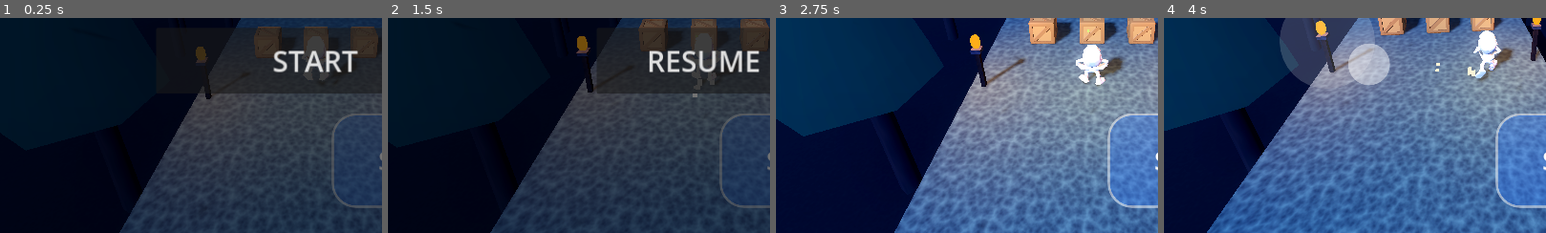
Above: before the commit, frames 1-4 (left to right).
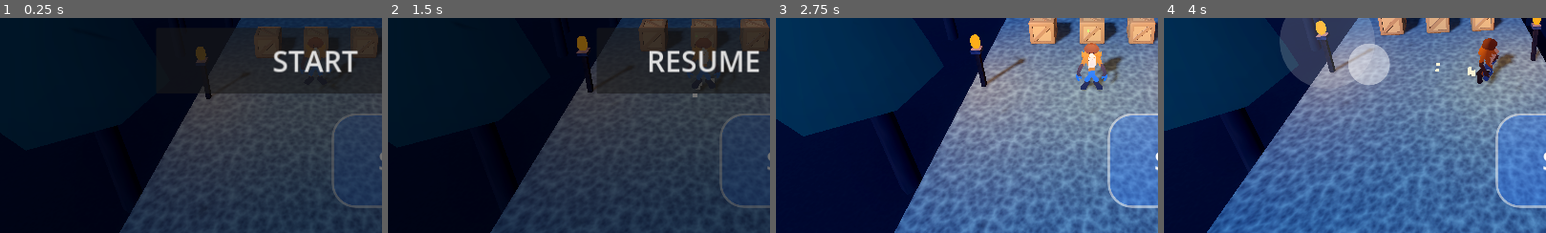
Above: after the commit, the same moments.

Repository: ksomealmlk-create/Adventure3D
Game: Godot game, scene res://main.tscn
The game is run twice, just before and just after one commit, with the same random seed, the same clock (stepped at 60 frames per second) and the same inputs.
Inputs (mouse positions are % of the whole screen's width and height, from its top left):
- Up to frame 1 (0.25 s): no input
- Up to frame 2 (1.5 s): click "START" at 0.5 s; click "II" at 1.25 s
- Up to frame 3 (2.75 s): click "RESUME" at 2 s
- Up to frame 4 (4 s): move the mouse to (72, 45) at 2.77 s; hold D 2.78-3.5 s; click (72, 45) at 2.92 s; tap Space at 3.02 s; drag from (30, 55) to (45, 70) at 3.52 s
The pictures show only the part of the screen within x 9-59%, y 50-100%; the shares and areas given below are measured in that part.

The runs differ from the first frame. In frame 1, 0.6% of the frame differs, in the area x 79-87%, y 8-30%; in frame 2, 0.7%; in frame 3, 1.5%, in the area x 78-92%, y 11-35%; in frame 4, 1.5%.

Commit message:
Use hero as main character

Diff:
--- /dev/null
+++ b/hero_character.gd
@@ -0,0 +1,179 @@
+extends Node3D
+## Hero visual for Adventure3D. Same interface as the other character scripts:
+## main.gd calls play("idle" / "walk" / "run" / "jump" / "fall" / "spin" / "win")
+## and spins this node's rotation.y during the spin attack.
+## Loads res://hero.glb and moves arms and legs with code.
+
+@export var model_path: String = "res://hero.glb"
+@export var model_scale := 0.8
+@export var leg_swing := 0.9
+@export var arm_swing := 0.8
+
+# Distance from the model origin down to its feet (before scaling).
+const FEET := 1.0
+# Bottom of the player's capsule (height 1.6, centered on the player origin).
+const CAPSULE_BOTTOM := -0.8
+const BONE_NAMES := [
+	"LeftUpperArm", "RightUpperArm", "LeftForearm", "RightForearm",
+	"LeftUpperLeg", "RightUpperLeg", "LeftLowerLeg", "RightLowerLeg",
+	"Spine", "Chest",
+]
+
+var _face: Node3D
+var _model: Node3D
+var _base_y := 0.0
+var _skel: Skeleton3D
+var _bone := {}
+var _rest := {}
+var _body: CharacterBody3D
+var _state := "idle"
+var _phase := 0.0
+var _move := 0.0
+var _air := 0.0
+var _spin := 0.0
+var _win := 0.0
+var _t := 0.0
+
+
+func _ready() -> void:
+	_body = get_parent() as CharacterBody3D
+	_face = Node3D.new()
+	add_child(_face)
+	_model = Node3D.new()
+	_model.scale = Vector3.ONE * model_scale
+	_base_y = CAPSULE_BOTTOM + FEET * model_scale
+	_model.position.y = _base_y
+	_face.add_child(_model)
+
+	var scn = load(model_path)
+	if scn == null:
+		push_error("Hero model not found: " + model_path)
+		return
+	var inst: Node = scn.instantiate()
+	_model.add_child(inst)
+
+	# Stop the imported animation so the code below is the only thing posing the bones.
+	var ap := _find_node_of_class(inst, "AnimationPlayer")
+	if ap:
+		(ap as AnimationPlayer).stop()
+		(ap as AnimationPlayer).active = false
+
+	_fix_meshes(inst)
+
+	_skel = _find_node_of_class(inst, "Skeleton3D") as Skeleton3D
+	if _skel == null:
+		push_error("No Skeleton3D found in hero model")
+		return
+	for n in BONE_NAMES:
+		var i := _skel.find_bone(n)
+		if i >= 0:
+			_bone[n] = i
+			_rest[n] = _skel.get_bone_rest(i).basis.get_rotation_quaternion()
+
+
+func play(anim: String) -> void:
+	_state = anim
+
+
+func _find_node_of_class(root: Node, cls: String) -> Node:
+	if root.is_class(cls):
+		return root
+	for c in root.get_children():
+		var r := _find_node_of_class(c, cls)
+		if r:
+			return r
+	return null
+
+
+func _fix_meshes(n: Node) -> void:
+	if n is MeshInstance3D:
+		var mi := n as MeshInstance3D
+		mi.extra_cull_margin = 3.0
+		if mi.mesh:
+			for s in mi.mesh.get_surface_count():
+				var m := mi.mesh.surface_get_material(s)
+				if m is BaseMaterial3D:
+					var mm := (m as BaseMaterial3D).duplicate() as BaseMaterial3D
+					mm.vertex_color_use_as_albedo = true  # the colors live in the vertices
+					mm.cull_mode = BaseMaterial3D.CULL_DISABLED
+					mi.set_surface_override_material(s, mm)
+	for c in n.get_children():
+		_fix_meshes(c)
+
+
+func _process(delta: float) -> void:
+	if _skel == null:
+		return
+	_t += delta
+	var vel := Vector3.ZERO
+	if _body:
+		vel = _body.velocity
+	var hs := Vector2(vel.x, vel.z).length()
+
+	# Face the direction of movement (the model looks toward +Z).
+	if hs > 0.5:
+		_face.rotation.y = lerp_angle(_face.rotation.y, atan2(vel.x, vel.z), clampf(12.0 * delta, 0.0, 1.0))
+
+	var in_air := _state == "jump" or _state == "fall"
+	_move = move_toward(_move, clampf(hs / 7.0, 0.0, 1.0), delta * 8.0)
+	_air = move_toward(_air, 1.0 if in_air else 0.0, delta * 10.0)
+	_spin = move_toward(_spin, 1.0 if _state == "spin" else 0.0, delta * 14.0)
+	_win = move_toward(_win, 1.0 if _state == "win" else 0.0, delta * 6.0)
+	if not in_air:
+		_phase += delta * hs * 1.7
+
+	var s := sin(_phase)
+	var c := cos(_phase)
+	var sw := _move * (1.0 - 0.6 * _air)
+
+	# Rotation about +X: positive = limb swings back, negative = forward.
+	var l_leg := s * leg_swing * sw
+	var r_leg := -s * leg_swing * sw
+	var l_arm := -s * arm_swing * sw
+	var r_arm := s * arm_swing * sw
+	var l_knee := maxf(0.0, -c) * 1.3 * _move
+	var r_knee := maxf(0.0, c) * 1.3 * _move
+	var l_elbow := -_move * (0.9 + 0.25 * s)
+	var r_elbow := -_move * (0.9 - 0.25 * s)
+
+	# Standing still: gentle breathing.
+	var breath := sin(_t * 2.0) * 0.03 * (1.0 - _move)
+	l_arm += breath
+	r_arm += breath
+
+	# Jump / fall: arms up, legs tucked.
+	l_leg -= 0.5 * _air
+	r_leg -= 0.5 * _air
+	l_knee += 0.8 * _air
+	r_knee += 0.8 * _air
+	l_arm -= 0.9 * _air
+	r_arm -= 0.9 * _air
+
+	# Victory: both arms straight up.
+	l_arm -= 2.6 * _win
+	r_arm -= 2.6 * _win
+	l_elbow *= (1.0 - _win)
+	r_elbow *= (1.0 - _win)
+
+	_pose("LeftUpperLeg", l_leg)
+	_pose("RightUpperLeg", r_leg)
+	_pose("LeftLowerLeg", l_knee)
+	_pose("RightLowerLeg", r_knee)
+	# Spin attack: arms stretched out to the sides.
+	_pose("LeftUpperArm", l_arm, -1.3 * _spin)
+	_pose("RightUpperArm", r_arm, 1.3 * _spin)
+	_pose("LeftForearm", l_elbow * (1.0 - _spin))
+	_pose("RightForearm", r_elbow * (1.0 - _spin))
+	_pose("Chest", 0.0, 0.0, s * 0.15 * sw)
+	_pose("Spine", 0.0, 0.0, -s * 0.08 * sw)
+
+	# Body bob, win bounce and forward lean.
+	_model.position.y = _base_y + absf(s) * 0.06 * sw + absf(sin(_t * 8.0)) * 0.12 * _win
+	_face.rotation.x = lerpf(_face.rotation.x, 0.18 * _move * (1.0 - _air), clampf(10.0 * delta, 0.0, 1.0))
+
+
+func _pose(bone_name: String, x: float = 0.0, z: float = 0.0, y: float = 0.0) -> void:
+	if not _bone.has(bone_name):
+		return
+	var q := Quaternion(Vector3.UP, y) * Quaternion(Vector3.BACK, z) * Quaternion(Vector3.RIGHT, x)
+	_skel.set_bone_pose_rotation(_bone[bone_name], _rest[bone_name] * q)
--- a/main.gd
+++ b/main.gd
@@ -130,8 +130,8 @@
 	sh.height = 1.6
 	cs.shape = sh
 	player.add_child(cs)
-	if ResourceLoader.exists("res://models/judy.glb"):
-		visual = preload("res://lion_character.gd").new()
+	if ResourceLoader.exists("res://hero.glb"):
+		visual = preload("res://hero_character.gd").new()
 	else:
 		visual = preload("res://character.gd").new()
 	player.add_child(visual)
